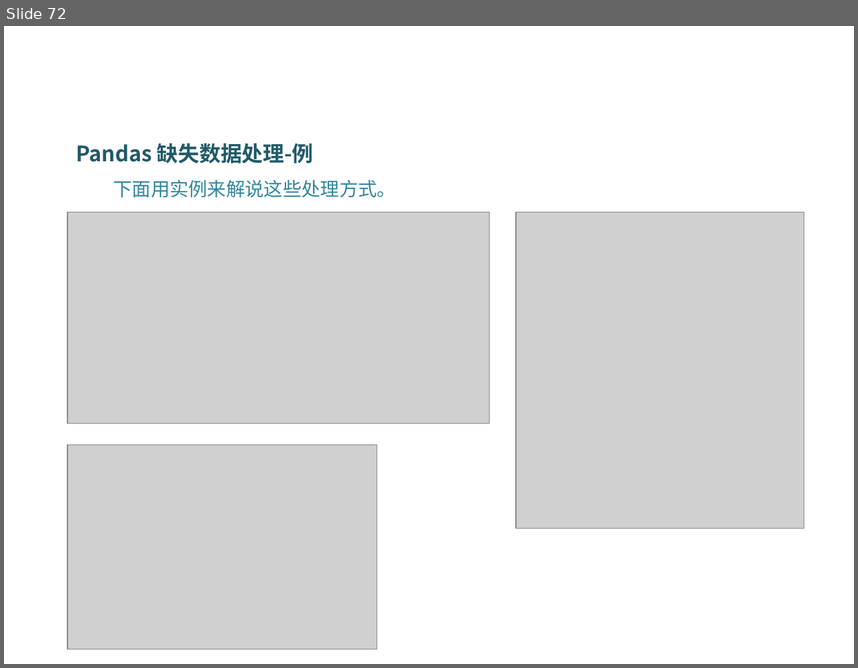
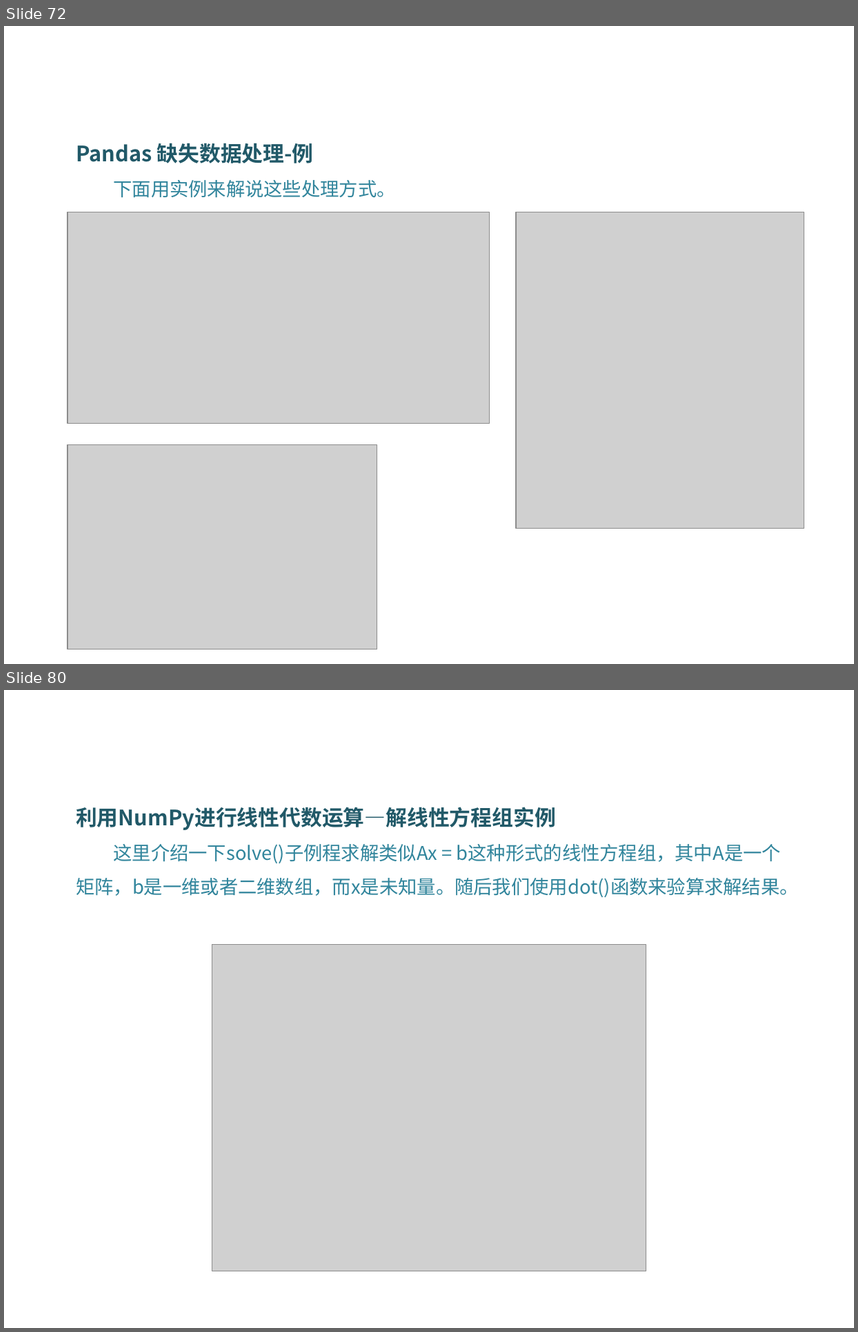
Before and after one commit to DataScienceCoding/Python-Data-Analysis, a slide deck: Python-Data-Analysis.pptx. Shown one above the other, each under a label of ours: slide 72 before the commit, slides 72 and 80 after it; the slides between them are not shown. The pictures are 858x668 and 858x1332 pixels, drawn with LibreOffice and Linux fonts; fonts in the diff are those of the drawing; grey boxes stand for pictures; background and template pictures are left out. Boxes give left, top, right and bottom in pixels: in the first picture for what was removed or moved away, otherwise in the second. Text is boxed around its words. In the diff, an @@ line names an element or a change of style, - is before the commit and + after.

```diff
--- a/Python-Data-Analysis.pptx
+++ b/Python-Data-Analysis.pptx
@@ slide 80 added at <box>4,690,854,1328</box>, background picture (left out) @@
@@ text added at <box>76,807,799,897</box>, 16 pt, text #31859C @@
+利用NumPy进行线性代数运算—解线性方程组实例
+这里介绍一下solve()子例程求解类似Ax = b这种形式的线性方程组，其中A是一个矩阵，b是一维或者二维数组，而x是未知量。随后我们使用dot()函数来验算求解结果。
@@ picture added at <box>212,944,646,1270</box> @@
```
Also in this commit, not shown: 25 other slides added, 6 other files.
